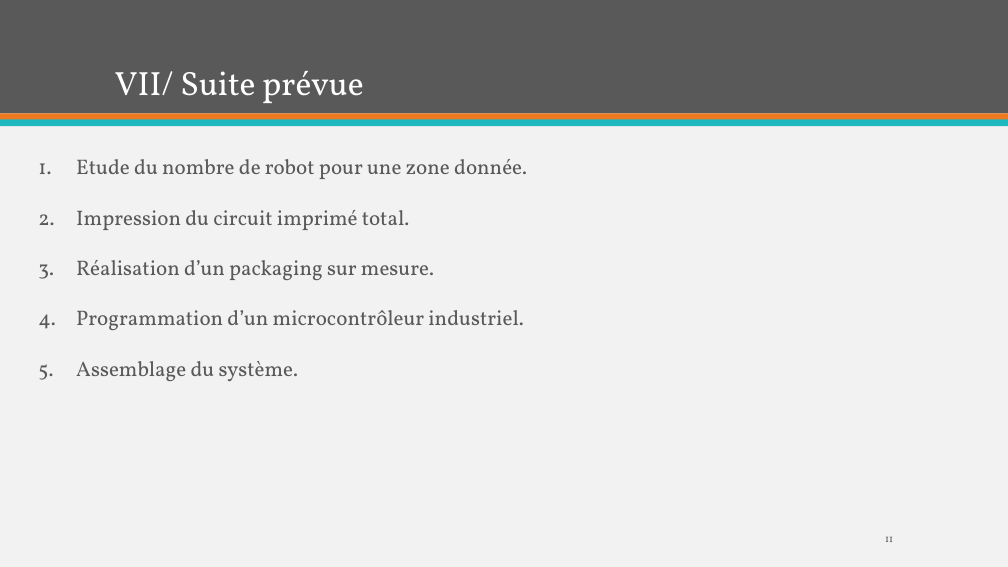
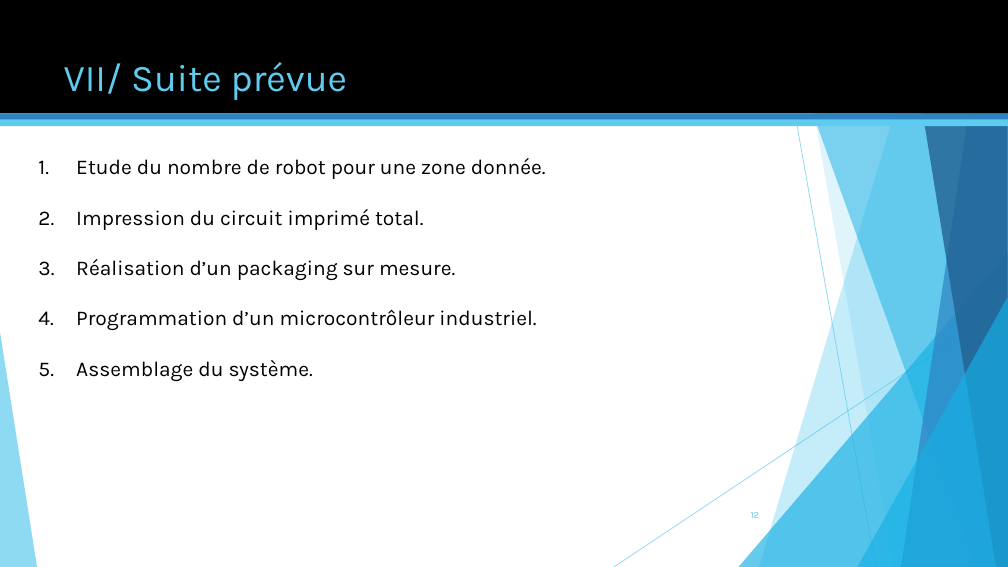
Before and after one commit to miyujach/Projet-Robot, a slide deck: slide 12 of Projet Robot.pptm (slide 11 before the commit). Drawn at 1008x567 pixels with LibreOffice and Linux fonts; fonts in the diff are those of the drawing. Boxes give left, top, right and bottom in pixels: in the first picture for what was removed or moved away, otherwise in the second. Text is boxed around its words. In the diff, an @@ line names an element or a change of style, - is before the commit and + after.

```diff
--- a/Projet Robot.pptm
+++ b/Projet Robot.pptm
@@ background #F2F2F2 to #FFFFFF @@
@@ rectangle at [0,0,1008,113]: fill #595959 to #000000 @@
@@ title "VII/ Suite prévue": place and size @@
-title "VII/ Suite prévue" at [115,71,364,103]
+title "VII/ Suite prévue" at [64,62,347,100]
@@ title "VII/ Suite prévue" at [64,62,347,100]: size 32 to 36 pt, font Vollkorn to Karla, text colour #FFFFFF to #5FCBEF; line spacing 0.9 to 1; vertical alignment bottom to top @@
@@ rectangle at [0,113,1008,120]: fill #EF7920 to #2E83C3 @@
@@ rectangle at [0,119,1008,126]: fill #1EB8C1 to #5FCBEF @@
@@ text "Etude du nombre de robot ..." at [76,158,546,381]: font Vollkorn to Karla, text colour #595959 to #000000 @@
@@ group added at [0,0,1008,567]: 5 freeform shapes, 3 triangles, 2 lines @@
@@ page number at [751,512,760,518]: text changed; size 10 to 9 pt; font Vollkorn to Karla; text colour #595959 to #5FCBEF @@
-11
+12
```
Also in this commit, not shown: 12 other slides changed.
